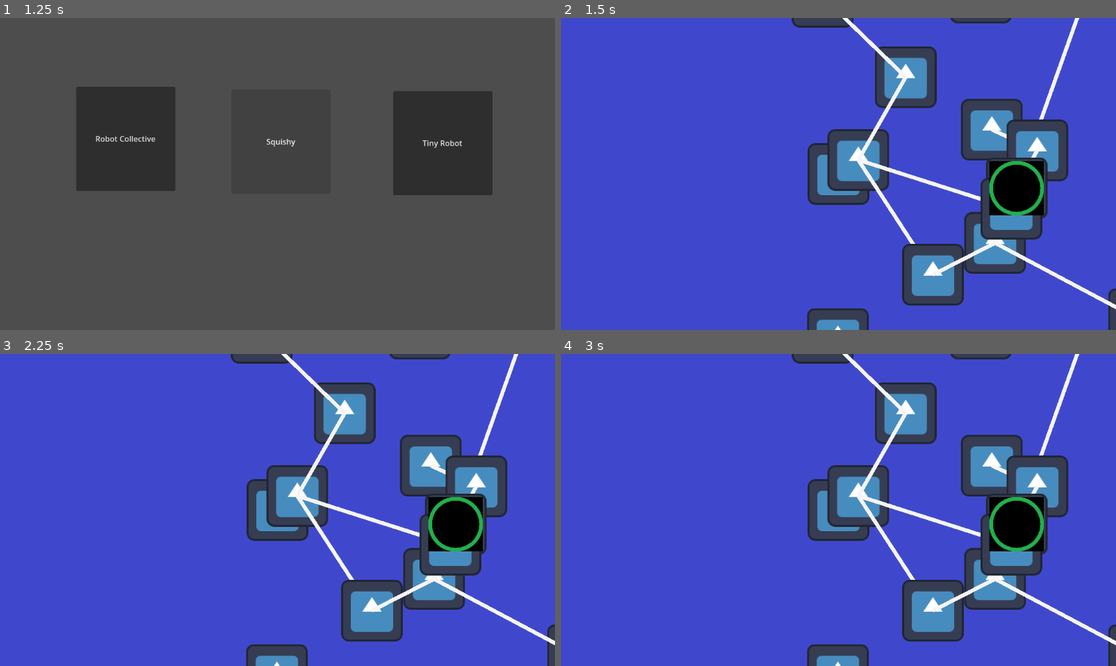
Above: before the commit, frames 1-4 (two rows, left to right).
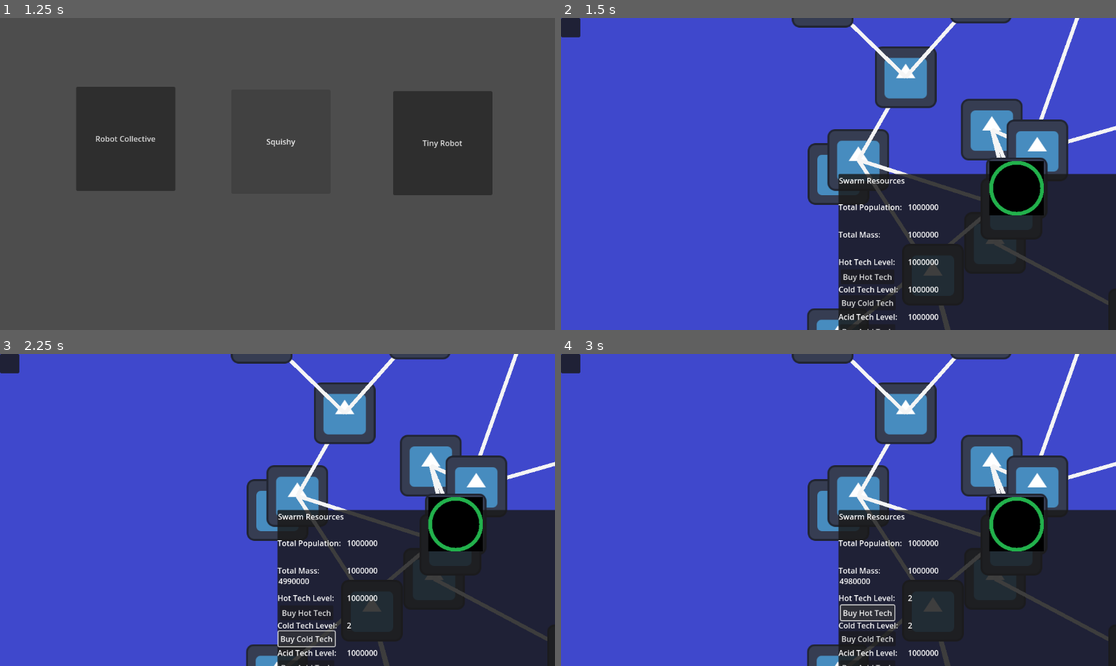
Above: after the commit, the same moments.

Repository: Jimmy-Jazz-x/StarGame
Game: Godot game, scene res://UI/MainMenu.tscn
Two runs of this game, one before a commit and one after it. Both use one fixed random seed, a clock stepped at 60 frames per second and the inputs below. The engine's default icon, where the game draws it, is replaced by a stand-in: a white triangle on a blue panel in a dark square.
Inputs (mouse positions are in pixels of both pictures, inside the frame that each line leads up to):
- Up to frame 1 (1.25 s): click (277, 183) at 0.5 s
- Up to frame 2 (1.5 s): click "Robot Collective" at 1.25 s
- Up to frame 3 (2.25 s): click (305, 637) at 2 s, where only the run after the commit has a clickable "Buy Cold Tech"
- Up to frame 4 (3 s): click (866, 612) at 2.75 s, where only the run after the commit has a clickable "Buy Hot Tech"

Frame 1 is identical in both runs. In frame 2, 24% of the frame differs, in the area x 0-100%, y 0-100%; in frame 3, 24%; in frame 4, 24%.

Commit message:
Working V0.1

Diff:
--- a/Gameplay/Map.gd
+++ b/Gameplay/Map.gd
@@ -50,7 +50,7 @@
 			print(child.get_meta("StarName") +"|" )
 
 			if child.get_child_count() < 80:
-				var rdi = randi_range(1,3)
+				var rdi = randi_range(3,3)
 				for child2 in $StarMapArea.get_children():
 
 					if child != child2:
@@ -77,29 +77,68 @@
 				#child.add_child(newWarp)
 				#newWarp.position = child.position
 				#draw_line(child.position,closest1c.position,Color.WHITE,80)
-				if rdi >=1 :
+				if rdi >=1 and not (child.get_meta("Warp1")) and closest1c.get_meta("NumWarps")!=3:
 					var newWarp = Warpline.instantiate()
 					newWarp.set_meta("StarLink1",closest1c.name)
 					newWarp.set_meta("StarLink2",child.name)
 					newWarp.set_meta("StarVector1",closest1c.position)
 					newWarp.set_meta("StarVector2",child.position)
 					child.add_child(newWarp)
+					child.set_meta("Warp1",closest1c.name)
+					child.set_meta("NumWarps",1)
+					match closest1c.get_meta("NumWarps"):
+						0:
+							closest1c.set_meta("Warp1",child.name)
+							closest1c.set_meta("NumWarps",1)
+						1:
+							closest1c.set_meta("Warp2",child.name)
+							closest1c.set_meta("NumWarps",2)
+						2:
+							closest1c.set_meta("Warp3",child.name)
+							closest1c.set_meta("NumWarps",3)
+
 					newWarp.draw
-				if rdi >=2 :
+				if rdi >=2 and not (child.get_meta("Warp2")) and closest2c.get_meta("NumWarps")!=3:
 					var newWarp = Warpline.instantiate()
 					newWarp.set_meta("StarLink1",closest2c.name)
 					newWarp.set_meta("StarLink2",child.name)
 					newWarp.set_meta("StarVector1",closest2c.position)
 					newWarp.set_meta("StarVector2",child.position)
 					child.add_child(newWarp)
+					child.set_meta("Warp2",closest2c.name)
+					child.set_meta("NumWarps",2)
+					match closest2c.get_meta("NumWarps"):
+						0:
+							closest2c.set_meta("Warp1",child.name)
+							closest2c.set_meta("NumWarps",1)
+						1:
+							closest2c.set_meta("Warp2",child.name)
+							closest2c.set_meta("NumWarps",2)
+						2:
+							closest2c.set_meta("Warp3",child.name)
+							closest2c.set_meta("NumWarps",3)
+
 					newWarp.draw
-				if rdi >=3 :
+				if rdi >=3 and not(child.get_meta("Warp3")) and closest3c.get_meta("NumWarps")!=3:
 					var newWarp = Warpline.instantiate()
 					newWarp.set_meta("StarLink1",closest3c.name)
 					newWarp.set_meta("StarLink2",child.name)
 					newWarp.set_meta("StarVector1",closest3c.position)
 					newWarp.set_meta("StarVector2",child.position)
 					child.add_child(newWarp)
+					child.set_meta("Warp3",closest3c.name)
+					child.set_meta("NumWarps",3)
+					match closest3c.get_meta("NumWarps"):
+						0:
+							closest3c.set_meta("Warp1",child.name)
+							closest3c.set_meta("NumWarps",1)
+						1:
+							closest3c.set_meta("Warp2",child.name)
+							closest3c.set_meta("NumWarps",2)
+						2:
+							closest3c.set_meta("Warp3",child.name)
+							closest3c.set_meta("NumWarps",3)
+
 					newWarp.draw
 
 
@@ -128,7 +167,11 @@
 func Spawn_Player():
 	var NewPlayer = Player.instantiate()
 	$PlayerMapArea.add_child(NewPlayer)
-	NewPlayer.Spawn($StarMapArea.get_child(40))
+	NewPlayer.Spawn($StarMapArea.get_child(40),10000000)
+	$StarMapArea.get_child(40).set_meta("Hot",false)
+	$StarMapArea.get_child(40).set_meta("Cold",false)
+	$StarMapArea.get_child(40).set_meta("Acid",false)
+	$StarMapArea.get_child(40).set_meta("Rads",false)
 	pass
 
 
@@ -141,4 +184,16 @@
 	print("Tick")
 	for Players in $PlayerMapArea.get_children():
 		Players.Update()
+	if has_won():
+		$Tick.stop()
+		get_tree().change_scene_to_file("res://UI/win_screen.tscn")
 	pass # Replace with function body.
+
+
+func has_won():
+	#check if every planet is exausted
+	var won = true
+	for child2 in $StarMapArea.get_children():
+		if not child2.get_meta("Exausted"):
+			won = false
+	return won
--- a/Gameplay/Map.tscn
+++ b/Gameplay/Map.tscn
@@ -1,9 +1,10 @@
-[gd_scene load_steps=7 format=3 uid="uid://cxp2mlnc8khy0"]
+[gd_scene load_steps=8 format=3 uid="uid://cxp2mlnc8khy0"]
 
 [ext_resource type="Script" path="res://Gameplay/Map.gd" id="1_2bpvo"]
 [ext_resource type="Texture2D" uid="uid://bw250t685vlko" path="res://1920 SpaceBackgroup_TEMP.png" id="2_5ap4q"]
 [ext_resource type="PackedScene" uid="uid://ec0iph0ca5l7" path="res://SingleStar.tscn" id="3_ynm8u"]
 [ext_resource type="Script" path="res://Gameplay/Camera2D.gd" id="4_7u8ky"]
+[ext_resource type="PackedScene" uid="uid://frxr22m6gyx8" path="res://Gameplay/resource_bank.tscn" id="5_s40ur"]
 
 [sub_resource type="TileSetAtlasSource" id="TileSetAtlasSource_m6wvl"]
 texture = ExtResource("2_5ap4q")
@@ -8054,9 +8055,18 @@
 [node name="Map" type="Node2D"]
 script = ExtResource("1_2bpvo")
 
-[node name="MainCam2D" type="Camera2D" parent="."]
+[node name="CanvasLayer" type="CanvasLayer" parent="."]
+
+[node name="MainCam2D" type="Camera2D" parent="CanvasLayer"]
 position_smoothing_speed = 20.0
 script = ExtResource("4_7u8ky")
+
+[node name="PanelContainer" type="PanelContainer" parent="CanvasLayer/MainCam2D"]
+offset_right = 40.0
+offset_bottom = 40.0
+
+[node name="Panel" type="Panel" parent="CanvasLayer/MainCam2D/PanelContainer"]
+layout_mode = 2
 
 [node name="SpaceMap" type="TileMap" parent="."]
 scale = Vector2(1920, 1920)
@@ -8084,4 +8094,6 @@
 wait_time = 5.0
 autostart = true
 
+[node name="MasterResourceBank" parent="." instance=ExtResource("5_s40ur")]
+
 [connection signal="timeout" from="Tick" to="." method="_on_tick_timeout"]
--- a/Gameplay/ResourceBank.gd
+++ b/Gameplay/ResourceBank.gd
@@ -1,4 +1,5 @@
 extends Control
+
 
 
 # Called when the node enters the scene tree for the first time.
@@ -8,15 +9,108 @@
 
 
 func get_Resource():
-	#return resouce Value
+	return get_meta("Mass")
+
+func set_Resouce(amount):
+	set_meta("Mass",amount)
+	$PanelContainer/Panel/tempMass.text = str(get_Resource())
+	pass
+func add_Resource(amount):
+	set_meta("Mass",get_Resource() + amount)
+	$PanelContainer/Panel/tempMass.text = str(get_Resource())
+	pass
+func Spend_Resource(amount):
+	if get_Resource() < amount:
+		return false
+	set_meta("Mass",get_Resource() - amount)
+	$PanelContainer/Panel/tempMass.text = str(get_Resource())
+	return true
+
+
+# Called every frame. 'delta' is the elapsed time since the previous frame.
+func _process(_delta):
 	pass
 
-func set_Resouce():
-	#add to Resouce
+func get_techlvl(string):
+	return get_meta(string)
+
+func set_techlvl(string,lvl):
+	set_meta(string,lvl)
+	get_node("PanelContainer/Panel/" + string).text = (str(lvl))
 	pass
+func buy_techlvl(metaString):
+	var lvl = get_meta(metaString)
+	var cost = lvl * 10000
+	if Spend_Resource(cost):
+		set_techlvl(metaString,lvl+1)
+		get_node("PanelContainer/Panel/" + metaString).text = str(lvl+1)
 
 
 
-# Called every frame. 'delta' is the elapsed time since the previous frame.
-func _process(delta):
-	pass
+func MiningRate(Planet,pop):
+	var Rate = 1.00
+	if Planet.get_meta("Hot"):
+		Rate = Rate + 1*get_techlvl("HotTechLvl")
+	if Planet.get_meta("Cold"):
+		Rate = Rate + 1*get_techlvl("ColdTechLvl")
+	if Planet.get_meta("Acid"):
+		Rate = Rate + 1*get_techlvl("AcidTechLvl")
+	if Planet.get_meta("Rads"):
+		Rate = Rate + 1*get_techlvl("RadsTechLvl")
+	Rate = Rate * pop
+	return Rate
+
+func ReplicationRate(Planet):
+	var Rate = 0.1
+	if Planet.get_meta("Hot"):
+		Rate = Rate + 0.001*get_techlvl("HotTechLvl")
+	if Planet.get_meta("Cold"):
+		Rate = Rate + 0.001*get_techlvl("ColdTechLvl")
+	if Planet.get_meta("Acid"):
+		Rate = Rate + 0.001*get_techlvl("AcidTechLvl")
+	if Planet.get_meta("Rads"):
+		Rate = Rate + 0.001*get_techlvl("RadsTechLvl")
+
+	Rate = Rate * (0.2 * get_techlvl("RepTechLvl"))
+	return Rate
+
+func TravelRate():
+	var Rate = 0.05
+	Rate = Rate + 0.025 * get_techlvl("TravelTechLvl")
+	return Rate
+
+
+
+func _on_cold_button_2_pressed():
+	buy_techlvl("ColdTechLvl")
+	pass # Replace with function body.
+
+
+func _on_acid_button_3_pressed():
+	buy_techlvl("AcidTechLvl")
+	pass # Replace with function body.
+
+
+func _on_rad_button_4_pressed():
+	buy_techlvl("RadsTechLvl")
+	pass # Replace with function body.
+
+
+func _on_hot_button_pressed():
+	buy_techlvl("HotTechLvl")
+	pass # Replace with function body.
+
+
+func _on_prod_button_5_pressed():
+	buy_techlvl("ProdTechLvl")
+	pass # Replace with function body.
+
+
+func _on_travel_button_6_pressed():
+	buy_techlvl("TravelTechLvl")
+	pass # Replace with function body.
+
+
+func _on_rep_button_7_pressed():
+	buy_techlvl("RepTechLvl")
+	pass # Replace with function body.
--- a/Gameplay/player_body_2d.gd
+++ b/Gameplay/player_body_2d.gd
@@ -1,17 +1,28 @@
 extends CharacterBody2D
-
-
+var Player = preload("res://Gameplay/player_body_2d.tscn")
+const PopulationLoss = 50000
 #const SPEED = 300.0
 #const JUMP_VELOCITY = -400.0
 
-## Get the gravity from the project settings to be synced with RigidBody nodes.
-#var gravity = ProjectSettings.get_setting("physics/2d/default_gravity")
+
+func get_poplation():
+	return get_meta("Population")
+func set_poplation(Bots):
+	set_meta("Population",Bots)
+	$PopLabel.text = str(Bots)
+	pass
+func replicate():
+	set_poplation(get_poplation() * \
+	(1+$/root/Map/MasterResourceBank.ReplicationRate(get_node(str("/root/Map/StarMapArea/" + get_meta("StarName"))))))
+	pass
 
 
-func Spawn(Location):
+func Spawn(Location,Pop):
 	#Put the player at the spwn location
 	position = Location.position
 	set_meta("StarName",Location.name)
+	Location.set_meta("Owned",true)
+	set_poplation(Pop)
 	pass
 
 func Upgrade():
@@ -20,10 +31,23 @@
 
 func attempt_Spread():
 	#Check all linked nodes and compute spread chance
-	for links in get_node(get_meta("StarName")).get_children():
-		print(links.name)
-		#for each child in star
-		#get only the warps
+	var links = get_node(str("/root/Map/StarMapArea/" + get_meta("StarName")))
+	print(links.name)
+	for k in links.get_meta("NumWarps"):
+		print(str(links.get_meta("NumWarps"))+"/"+str(k))
+		match k:
+			0:
+				print("1")
+				if Spreadable(links.get_parent().get_node(str(links.get_meta("Warp1")))):
+					Spread(links.get_parent().get_node(str(links.get_meta("Warp1"))))
+			1:
+				print("2")
+				if Spreadable(links.get_parent().get_node(str(links.get_meta("Warp2")))):
+					Spread(links.get_parent().get_node(str(links.get_meta("Warp2"))))
+			2:
+				print("3")
+				if Spreadable(links.get_parent().get_node(str(links.get_meta("Warp3")))):
+					Spread(links.get_parent().get_node(str(links.get_meta("Warp3"))))
 		# get the starts from the warps
 		#Check if Spread is Possible
 		#If possible Roll for spread
@@ -33,29 +57,83 @@
 
 func Spread(Desitination):
 	#once Spread is scessful then actually spread by making a copy of the planet
+	print("SPREADING! HYPE!")
+	#spend Required Mass
+	$/root/Map/MasterResourceBank.Spend_Resource(Desitination.get_meta("MassRequired"))
+	Remove_Populace()
+	var NewPlayer = Player.instantiate()
+	get_parent().add_child(NewPlayer)
+	NewPlayer.Spawn(Desitination,PopulationLoss*$/root/Map/MasterResourceBank.TravelRate())
 	pass
 
 func Update():
 	print(name + ":Updating Now")
+	attempt_Spread()
+	MinePlanet()
+	replicate()
+	pass
 
+func Spreadable(StarObject):
+	var fail = false
+	if StarObject == null:
+		return false
+	if StarObject.get_meta("Owned"):
+		return false
+	if StarObject.get_meta("Hot"):
+		if $/root/Map/MasterResourceBank.get_techlvl("HotTechLvl") == 0:
+			print("TOO HOT")
+			fail = true
+	if StarObject.get_meta("Cold"):
+		if $/root/Map/MasterResourceBank.get_techlvl("ColdTechLvl") == 0:
+			print("TOO COLD")
+			fail = true
+	if StarObject.get_meta("Acid"):
+		if $/root/Map/MasterResourceBank.get_techlvl("AcidTechLvl") == 0:
+			print("TOO STINKY")
+			fail = true
+	if StarObject.get_meta("Rads"):
+		if $/root/Map/MasterResourceBank.get_techlvl("RadsTechLvl") == 0:
+			print("TOO RADIATIONY")
+			fail = true
+
+	if $/root/Map/MasterResourceBank.get_Resource() <= StarObject.get_meta("MassRequired"):
+		print("TOO POOR")
+		fail = true
+	if not Check_Population(PopulationLoss):
+		fail = true
+
+	if fail == true:
+		return false
+
+	return true
+
+
+func MinePlanet():
+	var Planet = get_node(str("/root/Map/StarMapArea/" + get_meta("StarName")))
+	if not Planet.Is_Exausted():
+		#Get amount to remove
+		var Amount = $/root/Map/MasterResourceBank.MiningRate(Planet,get_poplation())
+		#remove Planet Mass
+		Planet.Remove_mass(Amount)
+		#add Resources To Pool
+		$/root/Map/MasterResourceBank.add_Resource(Amount)
+	pass
+
+func Check_Population(Amount):
+	if get_meta("Population") < PopulationLoss:
+		return false
+	return true
+
+func Remove_Populace():
+	if Check_Population(PopulationLoss):
+		set_poplation((get_poplation()-PopulationLoss))
 	pass
 
 
 
 
 
-
-
-
-
-
-
-
-
-
-
-
-func _physics_process(delta):
+func _physics_process(_delta):
 	pass
 	## Add the gravity.
 	#if not is_on_floor():
--- a/Gameplay/player_body_2d.tscn
+++ b/Gameplay/player_body_2d.tscn
@@ -9,6 +9,7 @@
 [node name="PlayerBody2d" type="CharacterBody2D"]
 script = ExtResource("1_jofxs")
 metadata/StarName = ""
+metadata/Population = 0.0
 
 [node name="CollisionShape2D" type="CollisionShape2D" parent="."]
 shape = SubResource("CircleShape2D_wlxqt")
@@ -16,3 +17,11 @@
 [node name="Sprite2D" type="Sprite2D" parent="."]
 z_index = 5
 texture = ExtResource("1_nhf3l")
+
+[node name="PopLabel" type="Label" parent="."]
+offset_left = -55.0
+offset_top = 57.0
+offset_right = 57.0
+offset_bottom = 80.0
+horizontal_alignment = 1
+vertical_alignment = 1
--- a/Gameplay/resource_bank.tscn
+++ b/Gameplay/resource_bank.tscn
@@ -10,3 +10,205 @@
 grow_horizontal = 2
 grow_vertical = 2
 script = ExtResource("1_pdcwr")
+metadata/ColdTechLvl = 1
+metadata/HotTechLvl = 1
+metadata/RadsTechLvl = 1
+metadata/Mass = 5000000
+metadata/AcidTechLvl = 1
+metadata/ProdTechLvl = 1
+metadata/TravelTechLvl = 1
+metadata/RepTechLvl = 1
+
+[node name="PanelContainer" type="PanelContainer" parent="."]
+layout_mode = 0
+offset_right = 643.0
+offset_bottom = 649.0
+
+[node name="Panel" type="Panel" parent="PanelContainer"]
+layout_mode = 2
+
+[node name="tempMass" type="Label" parent="PanelContainer/Panel"]
+layout_mode = 0
+offset_left = 2.0
+offset_top = 136.0
+offset_right = 42.0
+offset_bottom = 159.0
+
+[node name="Title" type="RichTextLabel" parent="PanelContainer/Panel"]
+layout_mode = 0
+offset_left = 1.0
+offset_top = 2.0
+offset_right = 644.0
+offset_bottom = 58.0
+text = "Swarm Resources"
+
+[node name="RadsTechLvl" type="Label" parent="PanelContainer/Panel"]
+layout_mode = 0
+offset_left = 144.0
+offset_top = 342.0
+offset_right = 644.0
+offset_bottom = 370.0
+text = "1000000"
+text_direction = 1
+
+[node name="RadsTechTitle" type="RichTextLabel" parent="PanelContainer/Panel"]
+offset_top = 342.0
+offset_right = 644.0
+offset_bottom = 370.0
+text = "Rad Tech Level:"
+
+[node name="AcidTechLvl" type="Label" parent="PanelContainer/Panel"]
+layout_mode = 0
+offset_left = 144.0
+offset_top = 285.0
+offset_right = 644.0
+offset_bottom = 313.0
+text = "1000000"
+text_direction = 1
+
+[node name="AcidTechTitle" type="RichTextLabel" parent="PanelContainer/Panel"]
+offset_top = 285.0
+offset_right = 643.0
+offset_bottom = 313.0
+text = "Acid Tech Level:"
+
+[node name="ColdTechLvl" type="Label" parent="PanelContainer/Panel"]
+layout_mode = 0
+offset_left = 144.0
+offset_top = 228.0
+offset_right = 644.0
+offset_bottom = 256.0
+text = "1000000"
+text_direction = 1
+
+[node name="ColdTechTitle" type="RichTextLabel" parent="PanelContainer/Panel"]
+offset_top = 228.0
+offset_right = 642.0
+offset_bottom = 256.0
+text = "Cold Tech Level:"
+
+[node name="HotTechLvl" type="Label" parent="PanelContainer/Panel"]
+layout_mode = 0
+offset_left = 144.0
+offset_top = 171.0
+offset_right = 644.0
+offset_bottom = 199.0
+text = "1000000"
+text_direction = 1
+
+[node name="HotTechTitle" type="RichTextLabel" parent="PanelContainer/Panel"]
+offset_top = 171.0
+offset_right = 642.0
+offset_bottom = 199.0
+text = "Hot Tech Level:"
+
+[node name="MassTextLabel" type="Label" parent="PanelContainer/Panel"]
+layout_mode = 0
+offset_left = 144.0
+offset_top = 114.0
+offset_right = 644.0
+offset_bottom = 142.0
+text = "1000000"
+text_direction = 1
+
+[node name="TotalMassTitle" type="RichTextLabel" parent="PanelContainer/Panel"]
+offset_top = 114.0
+offset_right = 642.0
+offset_bottom = 142.0
+text = "Total Mass:"
+
+[node name="PopTextLabel" type="Label" parent="PanelContainer/Panel"]
+layout_mode = 0
+offset_left = 144.0
+offset_top = 57.0
+offset_right = 644.0
+offset_bottom = 85.0
+text = "1000000"
+text_direction = 1
+
+[node name="ProdTechLvl" type="Label" parent="PanelContainer/Panel"]
+offset_left = 164.0
+offset_top = 462.0
+offset_right = 464.0
+offset_bottom = 485.0
+text = "1000000"
+text_direction = 1
+
+[node name="RepTechLvl" type="Label" parent="PanelContainer/Panel"]
+offset_left = 183.0
+offset_top = 496.0
+offset_right = 483.0
+offset_bottom = 519.0
+text = "1000000"
+text_direction = 1
+
+[node name="TotalPopTitle" type="RichTextLabel" parent="PanelContainer/Panel"]
+layout_mode = 0
+offset_top = 57.0
+offset_right = 643.0
+offset_bottom = 85.0
+text = "Total Population:"
+
+[node name="TravelTechLvl" type="Label" parent="PanelContainer/Panel"]
+offset_left = 177.0
+offset_top = 531.0
+offset_right = 477.0
+offset_bottom = 554.0
+text = "1000000"
+text_direction = 1
+
+[node name="RepButton7" type="Button" parent="."]
+offset_left = -2.0
+offset_top = 492.0
+offset_right = 111.0
+offset_bottom = 523.0
+text = "Buy Replication Tech"
+
+[node name="TravelButton6" type="Button" parent="."]
+offset_top = 525.0
+offset_right = 113.0
+offset_bottom = 556.0
+text = "Buy Travel Tech"
+
+[node name="ProdButton5" type="Button" parent="."]
+offset_top = 458.0
+offset_right = 113.0
+offset_bottom = 489.0
+text = "Buy Prod Tech"
+
+[node name="RadButton4" type="Button" parent="."]
+offset_left = 2.0
+offset_top = 369.0
+offset_right = 115.0
+offset_bottom = 400.0
+text = "Buy Rad Tech"
+
+[node name="AcidButton3" type="Button" parent="."]
+offset_left = 3.0
+offset_top = 312.0
+offset_right = 118.0
+offset_bottom = 343.0
+text = "Buy Acid Tech"
+
+[node name="ColdButton2" type="Button" parent="."]
+offset_left = 2.0
+offset_top = 252.0
+offset_right = 115.0
+offset_bottom = 283.0
+text = "Buy Cold Tech"
+
+[node name="HotButton" type="Button" parent="."]
+layout_mode = 0
+offset_left = 5.0
+offset_top = 198.0
+offset_right = 45.0
+offset_bottom = 220.0
+text = "Buy Hot Tech"
+
+[connection signal="pressed" from="RepButton7" to="." method="_on_rep_button_7_pressed"]
+[connection signal="pressed" from="TravelButton6" to="." method="_on_travel_button_6_pressed"]
+[connection signal="pressed" from="ProdButton5" to="." method="_on_prod_button_5_pressed"]
+[connection signal="pressed" from="RadButton4" to="." method="_on_rad_button_4_pressed"]
+[connection signal="pressed" from="AcidButton3" to="." method="_on_acid_button_3_pressed"]
+[connection signal="pressed" from="ColdButton2" to="." method="_on_cold_button_2_pressed"]
+[connection signal="pressed" from="HotButton" to="." method="_on_hot_button_pressed"]
--- a/Gameplay/warp_line.gd
+++ b/Gameplay/warp_line.gd
@@ -8,7 +8,7 @@
 
 
 # Called every frame. 'delta' is the elapsed time since the previous frame.
-func _process(delta):
+func _process(_delta):
 	pass
 
 func _draw():
--- a/SingleStar.gd
+++ b/SingleStar.gd
@@ -5,6 +5,38 @@
 func _ready():
 	$StarInfoLabel.hide()
 	$StarInfoLabel.text = get_meta("StarName") + str(get_meta("IndexNum"))
+	var d100 = randi_range(0,99)
+	if d100 >=0 and  d100 <25:
+		set_meta("Hot",true)
+		$StarInfoLabel.text = $StarInfoLabel.text + "\nHot"
+	if d100 >=25 and  d100 <50:
+		set_meta("Cold",true)
+		$StarInfoLabel.text = $StarInfoLabel.text + "\nCold"
+	if d100 >=50 and  d100 <75:
+		set_meta("Acid",true)
+		$StarInfoLabel.text = $StarInfoLabel.text + "\nAcid"
+	if d100 >=75 and  d100 <90:
+		set_meta("Rads",true)
+		$StarInfoLabel.text = $StarInfoLabel.text + "\nRads"
+	if d100 >=90 and  d100 <92:
+		set_meta("Hot",true)
+		set_meta("Rads",true)
+		$StarInfoLabel.text = $StarInfoLabel.text + "\nRads\nHot"
+	if d100 >=92 and  d100 <95:
+		set_meta("Hot",true)
+		set_meta("Acid",true)
+		$StarInfoLabel.text = $StarInfoLabel.text + "\nAcid\nHot"
+	if d100 >=95 and  d100 <97:
+		set_meta("Acid",true)
+		set_meta("Cold",true)
+		$StarInfoLabel.text = $StarInfoLabel.text + "\nAcid\nCold"
+	if d100 >=97 and  d100 <100:
+		set_meta("Rads",true)
+		set_meta("Cold",true)
+		$StarInfoLabel.text = $StarInfoLabel.text + "\nRads\nCold"
+
+
+
 	pass # Replace with function body.
 
 
@@ -27,14 +59,14 @@
 
 
 
-func _on_area_2d_body_entered(body):
-	print("OVERLAPPING!")
+func _on_area_2d_body_entered(_body):
+	#print("OVERLAPPING!")
 	#position = position + Vector2(randf_range(5,50),randf_range(5,50))
 	pass # Replace with function body.
 
 
-func _on_area_2d_body_exited(body):
-	print("overlappgone")
+func _on_area_2d_body_exited(_body):
+	#print("overlappgone")
 	pass # Replace with function body.
 
 func set_mass(Mass):
@@ -43,3 +75,18 @@
 
 func get_mass():
 	return get_meta("Mass")
+
+func Is_Exausted():
+	return get_meta("Exausted")
+
+func Remove_mass(Amount):
+	if get_meta("Mass") >= Amount:
+		set_mass(get_meta("Mass") - Amount)
+		return Amount
+	elif Is_Exausted():
+		return 0
+	else:
+		Amount = get_mass()
+		set_mass(0)
+		set_meta("Exausted",true)
+		return Amount
--- a/SingleStar.tscn
+++ b/SingleStar.tscn
@@ -12,6 +12,17 @@
 metadata/IndexNum = 0
 metadata/StarName = ""
 metadata/Mass = 0.0
+metadata/Warp1 = ""
+metadata/Warp2 = ""
+metadata/Warp3 = ""
+metadata/NumWarps = 0
+metadata/Hot = false
+metadata/Cold = false
+metadata/Acid = false
+metadata/Rads = false
+metadata/MassRequired = 500000
+metadata/Owned = false
+metadata/Exausted = false
 
 [node name="TextureRect" type="TextureRect" parent="."]
 offset_left = -63.0
--- /dev/null
+++ b/UI/win_screen.tscn
@@ -0,0 +1,22 @@
+[gd_scene format=3 uid="uid://b0liygl4uoqcc"]
+
+[node name="Win Screen" type="Control"]
+layout_mode = 3
+anchors_preset = 15
+anchor_right = 1.0
+anchor_bottom = 1.0
+grow_horizontal = 2
+grow_vertical = 2
+
+[node name="Panel" type="Panel" parent="."]
+layout_mode = 0
+offset_right = 526.0
+offset_bottom = 241.0
+
+[node name="Label" type="Label" parent="Panel"]
+layout_mode = 0
+offset_right = 525.0
+offset_bottom = 240.0
+text = "You Win"
+horizontal_alignment = 1
+vertical_alignment = 1
Not shown, added: Audio/BackgroundMusic.1.mp3.import
Not shown, added: Audio/BackgroundMusic.2.mp3.import
Not shown, added: Audio/BackgroundMusic.mp3.import
Not shown, added: Audio/MenuMusic.2.mp3.import
Not shown, added: Audio/MenuMusic.3.mp3.import
Not shown, added: Audio/MenuMusic.4.mp3.import
Not shown: 1 places in Gameplay/player_body_2d.tscn that only renumber resources
Not shown, added: Textures/Concept Art Galaxy.png.import
Not shown, added: Textures/Elliptical Galaxy.png.import
Not shown, added: Textures/Node.png.import
Not shown, added: Textures/Node1.png.import
Not shown, added: Textures/Node2.png.import
(and 37 more such lines)
